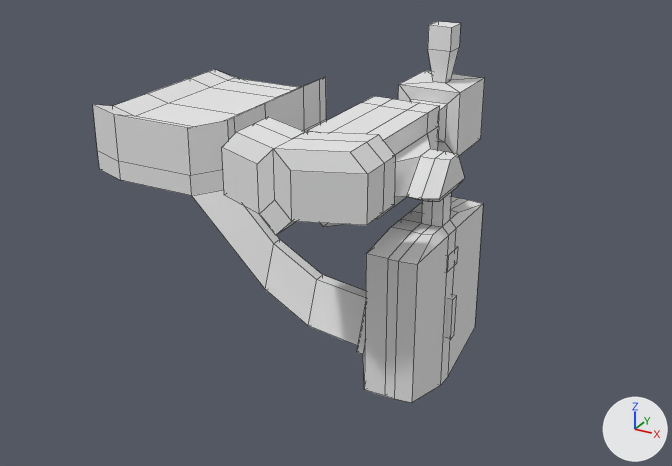
Renders of the OBJ model Assets/Cube.obj from each side of a commit.
One viewpoint serves both versions: a camera (50 mm lens) standing at (48.3, -145.6, 45.9) and looking at (-8.2, -42.9, -5.4). Lighting does not change. The marker at lower right points along +X, +Y and +Z. Mesh edges are drawn as thin lines. Where no turn or scale is listed for an object, it has been applied to the vertices. Vertices at the same position are counted once.
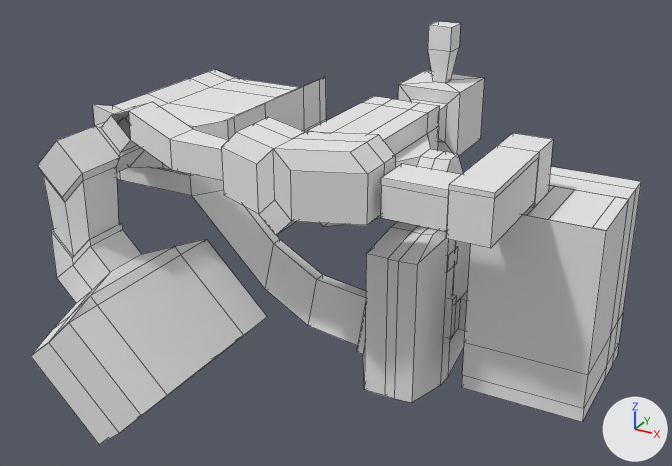
Commit message: Updated level again

Pixel boxes (x1, y1, x2, y2) of what changed, in the pictures (672 x 466 px):
'Cube', reshaped (55% wider, 11% taller): before (93, 21, 485, 402); after (31, 21, 641, 445)
part 1 of me_cube, built on: before (114, 115, 483, 375); after (31, 102, 641, 445)

Patch to the scene script:
```diff
--- a/Assets/Cube.obj.py
+++ b/Assets/Cube.obj.py
@@ me_cube @@
 # used by ob_cube; location = (0.0, 0.0, 0.0)
-me_cube.from_pydata(...)  # 396 vertices, 395 faces; spans x -46.3..8.3, y -63.0..-10.0, z -26.2..18.5
+me_cube.from_pydata(...)  # 648 vertices, 644 faces; spans x -46.3..28.5, y -75.0..-10.0, z -26.2..18.5
+# me_cube part 1
+# 2 vertices are removed from x -14.2, y -60.0, z 4.9..10.9
+# 8 faces are deleted
+# 4 vertices in x -7.1..-2.9, y -47.0..-32.0, z 10.0 move by (0.0, 0.5, -0.1)
+# 2 vertices move from x -7.2, y -63.0, z 4.9..10.9 to x -7.2, y -63.1, z 4.9..10.9
+# 159 vertices are added at x -42.3..28.5, y -75.0..-18.9, z -22.7..11.5
+# 19 new vertices lie (0.0, 3.0, 0.0) away from vertices in x -14.2..28.5, y -59.5..-31.3, z -22.1..10.9
+# 8 new vertices lie (0.0, -11.0, 0.0) away from vertices in x 12.5..28.5, y -35.3, z -22.0..3.9
+# 14 new vertices lie (0.0, 0.0, 5.6) away from vertices in x -42.1..14.1, y -58.5..-19.3, z -2.5..4.6
+# 12 new vertices lie (5.1, 0.0, 0.0) away from vertices in x 14.1..21.8, y -58.5..-35.3, z 3.9..10.9
+# 12 new vertices lie (3.0, 0.0, -3.0) away from vertices in x -39.2..-32.4, y -64.7..-52.7, z -10.3..11.5
+# 12 new vertices lie (0.0, 0.0, 3.9) away from vertices in x -41.5..-30.1, y -21.7..-19.8, z -1.7
+# 10 new vertices lie (10.0, 0.0, -10.0) away from vertices in x -34.5..-27.1, y -75.0..-47.2, z -15.7..-8.8
+# 8 new vertices lie (0.0, 0.0, 4.0) away from vertices in x -30.3..14.1, y -59.5..-52.7, z 5.4..8.5
+# 257 new faces join them
 me_cube.materials.append(mat_default_prototype)
```
